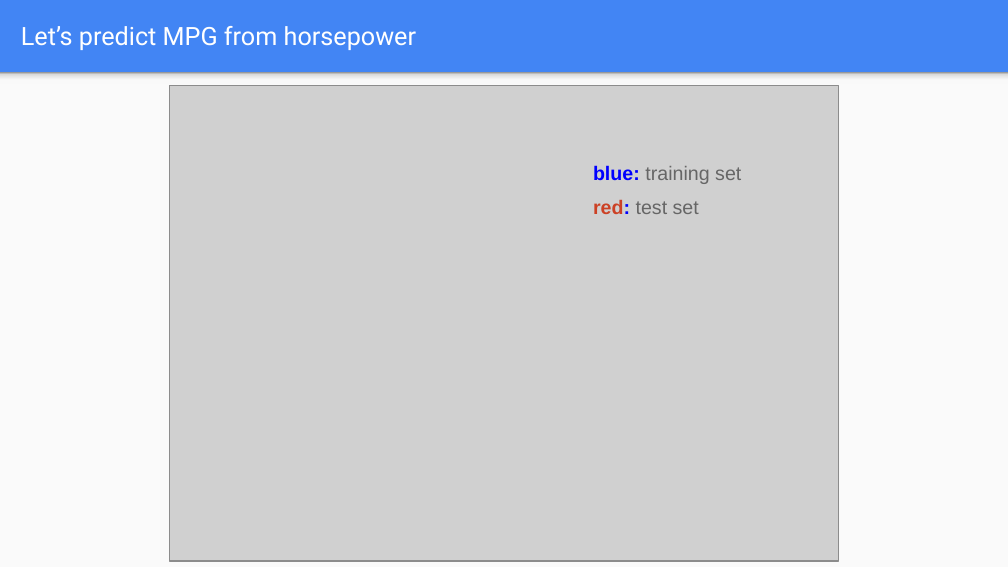
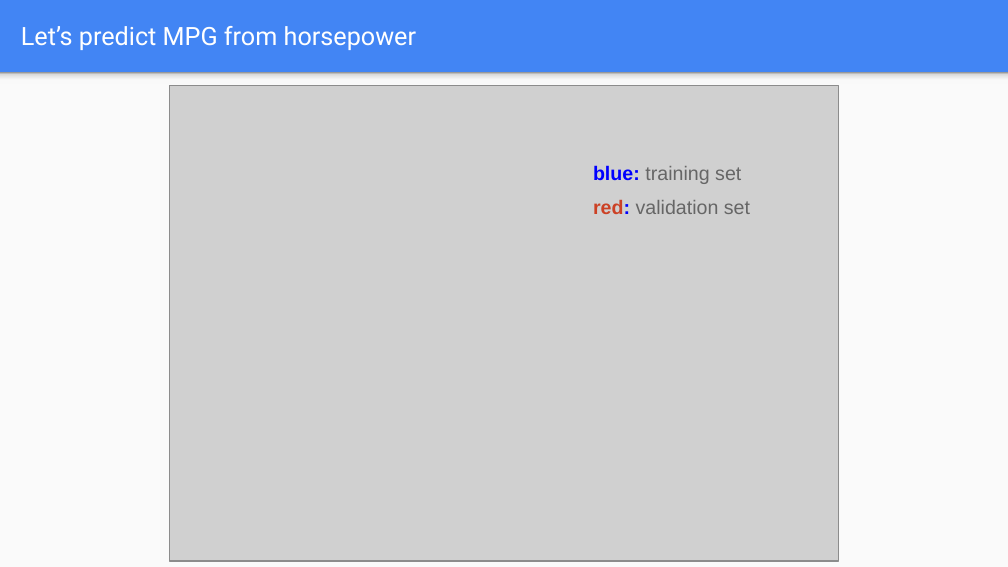
Before and after one commit to wmarshall484/DSI_LECTURES_2, a slide deck: slide 15 of regularized-regression/ryan_henning/Cross-Validation & Regularization.pptx. Drawn at 1008x567 pixels with LibreOffice and Linux fonts; fonts in the diff are those of the drawing; grey boxes stand for pictures. Boxes give left, top, right and bottom in pixels: in the first picture for what was removed or moved away, otherwise in the second. Text is boxed around its words. In the diff, an @@ line names an element or a change of style, - is before the commit and + after.

```diff
--- a/regularized-regression/ryan_henning/Cross-Validation & Regularization.pptx
+++ b/regularized-regression/ryan_henning/Cross-Validation & Regularization.pptx
@@ text at (593,200,750,214): text changed @@
-red: test set
+red: validation set
```
Also in this commit, not shown: 5 other slides changed, 4 other files.
